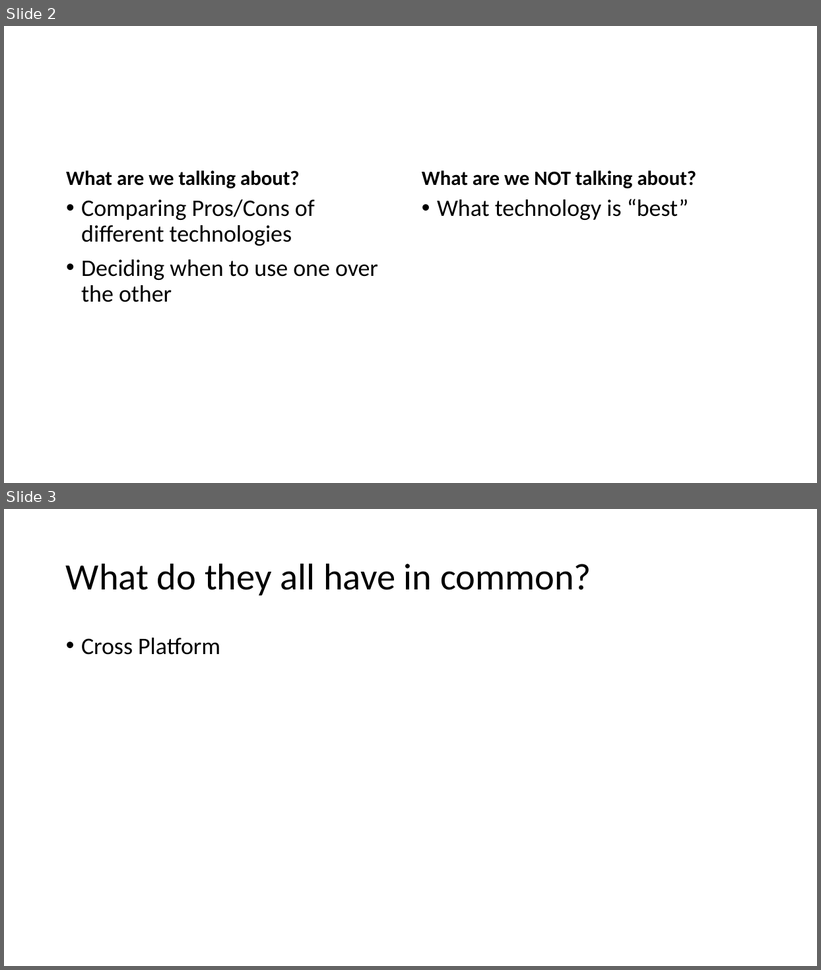
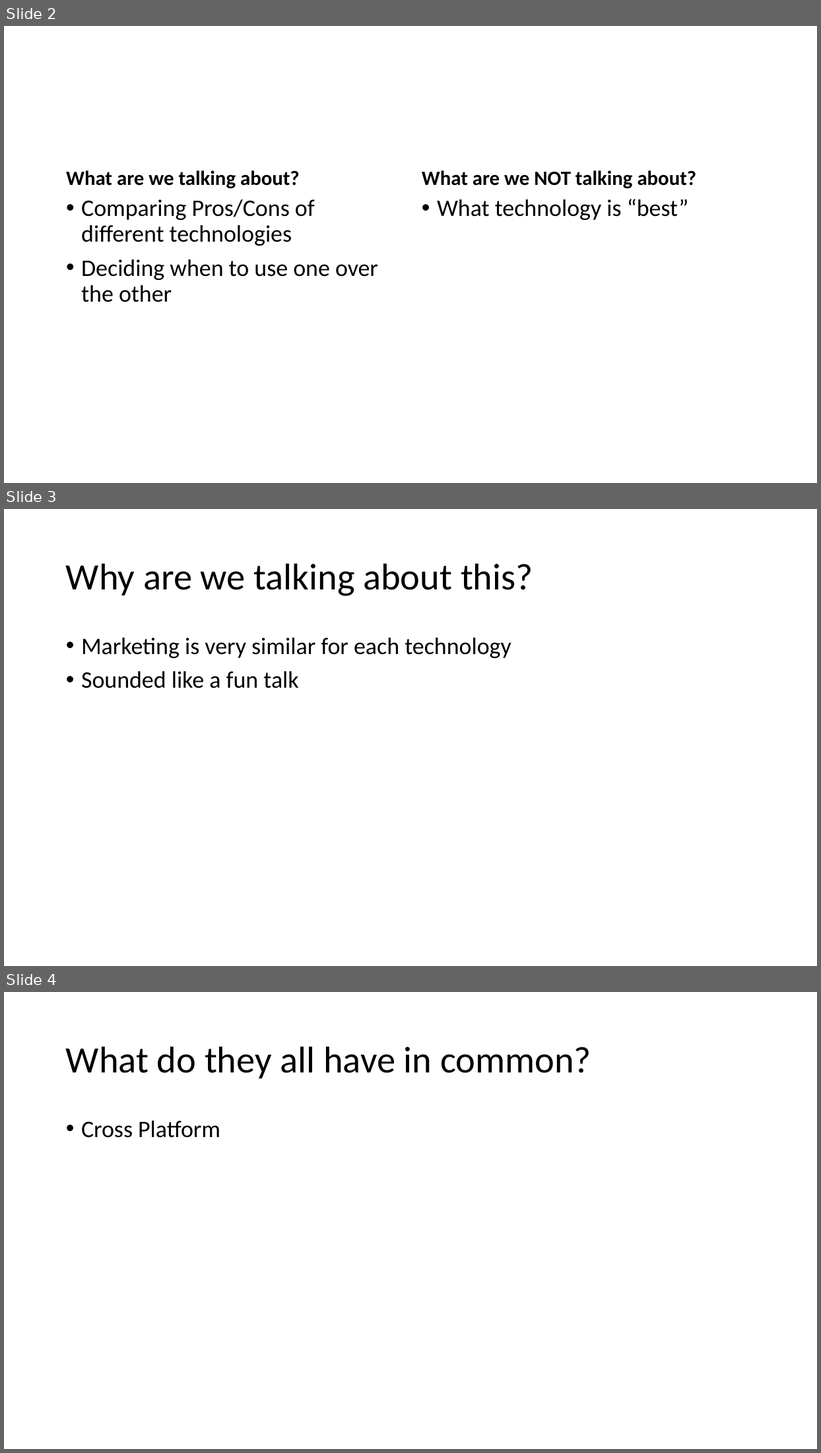
Before and after one commit to ProgrammerAL/Presentations-2020, a slide deck: 2020-04-14 ONETUG App Communication Juxtaposition/Presentation.pptx. Shown one above the other, each under a label of ours: slides 2 and 3 before the commit, slides 2, 3 and 4 after it. The pictures are 821x970 and 821x1453 pixels, drawn with LibreOffice and Linux fonts; fonts in the diff are those of the drawing. Boxes give left, top, right and bottom in pixels: in the first picture for what was removed or moved away, otherwise in the second. Text is boxed around its words. In the diff, an @@ line names an element or a change of style, - is before the commit and + after.

```diff
--- a/2020-04-14 ONETUG App Communication Juxtaposition/Presentation.pptx
+++ b/2020-04-14 ONETUG App Communication Juxtaposition/Presentation.pptx
@@ slide 3 added at (x1=4, y1=509, x2=817, y2=966), background #FFFFFF @@
@@ title added at (x1=66, y1=563, x2=533, y2=596), 44 pt, text #000000 @@
+Why are we talking about this?
@@ text added at (x1=81, y1=638, x2=512, y2=689), 28 pt, text #000000 @@
+• Marketing is very similar for each technology
+• Sounded like a fun talk
@@ what was slide 3 is now slide 4 @@
```
Also in this commit, not shown: 4 slides changed, 1 other slide added, 1 slide removed, 19 other files.
